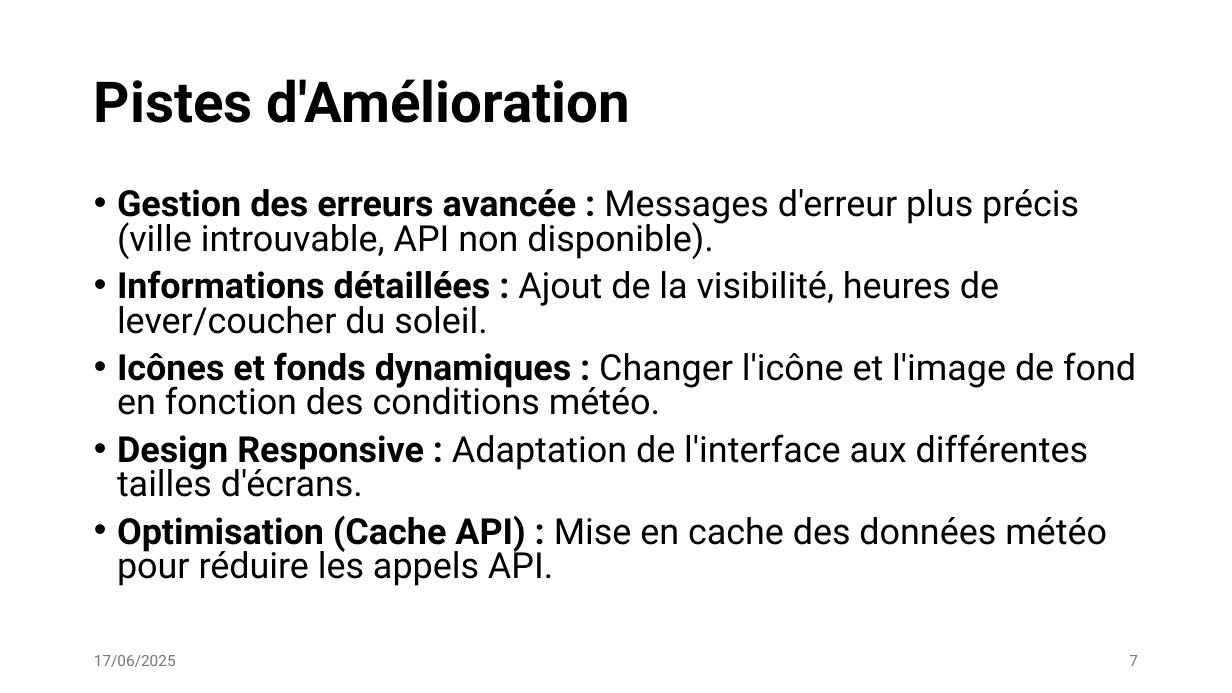
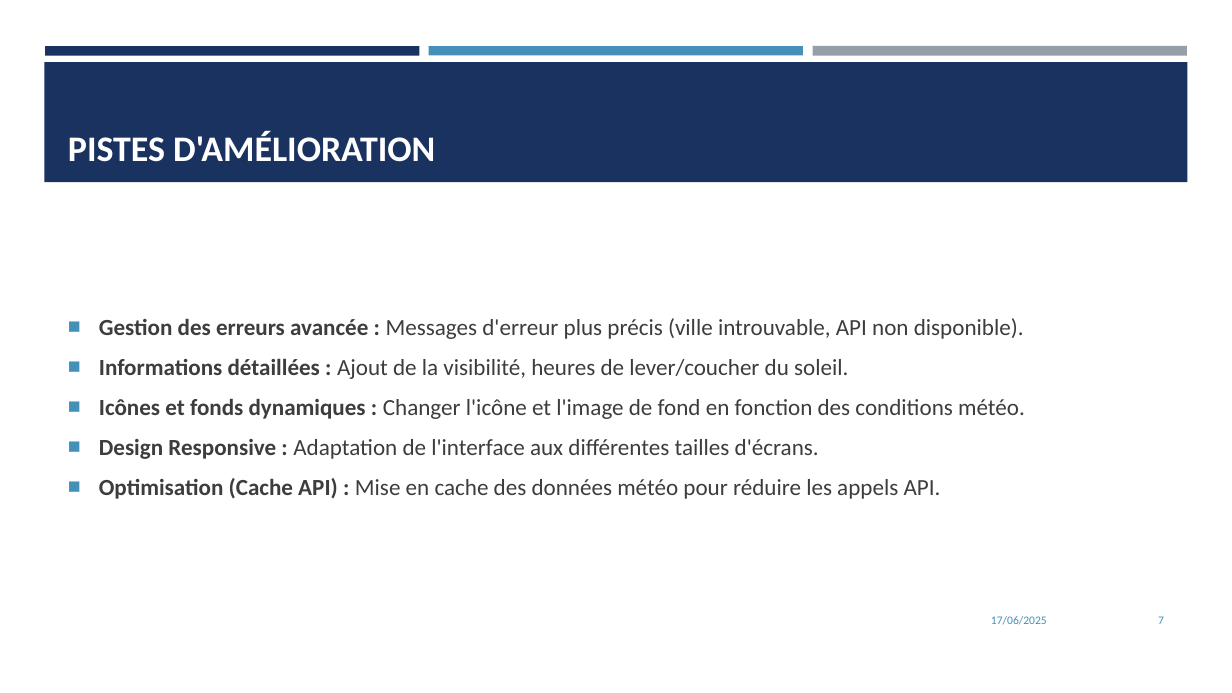
Before and after one commit to ualtas/meteoscope, a slide deck: slide 7 of meteoscop.pptx. Drawn at 1232x693 pixels with LibreOffice and Linux fonts; fonts in the diff are those of the drawing. Boxes give left, top, right and bottom in pixels: in the first picture for what was removed or moved away, otherwise in the second. Text is boxed around its words. In the diff, an @@ line names an element or a change of style, - is before the commit and + after.

```diff
--- a/meteoscop.pptx
+++ b/meteoscop.pptx
@@ rectangle added at box(45, 46, 420, 55), fill #1A3260 @@
@@ rectangle added at box(429, 46, 803, 55), fill #4590B8 @@
@@ rectangle added at box(812, 46, 1187, 56), fill #969FA7 @@
@@ rectangle added at box(44, 62, 1188, 182), fill #1A3260 @@
@@ title "PISTES D'AMÉLIORATION" at box(68, 131, 435, 162): vertical alignment middle to bottom @@
@@ title at box(68, 131, 435, 162): text changed; size 44 to 28 pt; font Roboto to Calibri; text colour #000000 to #FFFFFF @@
-Pistes d'Amélioration
+PISTES D'AMÉLIORATION
@@ text "Gestion des erreurs avancée : ...": place and size @@
-text "Gestion des erreurs avancée : ..." at box(117, 189, 1136, 586)
+text "Gestion des erreurs avancée : ..." at box(99, 318, 1025, 499)
@@ text "Gestion des erreurs avancée : ..." at box(99, 318, 1025, 499): size 28 to 18 pt, font Roboto to Calibri, text colour #000000 to #3D3D3D; bullet • to ■; line spacing 0.8 to 1; vertical alignment top to middle @@
@@ text "17/06/2025": place and size @@
-text "17/06/2025" at box(94, 655, 176, 667)
+text "17/06/2025" at box(991, 616, 1047, 625)
@@ text "17/06/2025" at box(991, 616, 1047, 625): size 12 to 9 pt, font Roboto to Calibri, text colour #797979 to #4590B8; alignment left to right @@
@@ page number: place and size @@
-page number at box(1129, 655, 1138, 666)
+page number at box(1158, 616, 1164, 624)
@@ page number at box(1158, 616, 1164, 624): size 12 to 9 pt, font Roboto to Calibri, text colour #797979 to #4590B8 @@
```
Also in this commit, not shown: 10 other slides changed.
